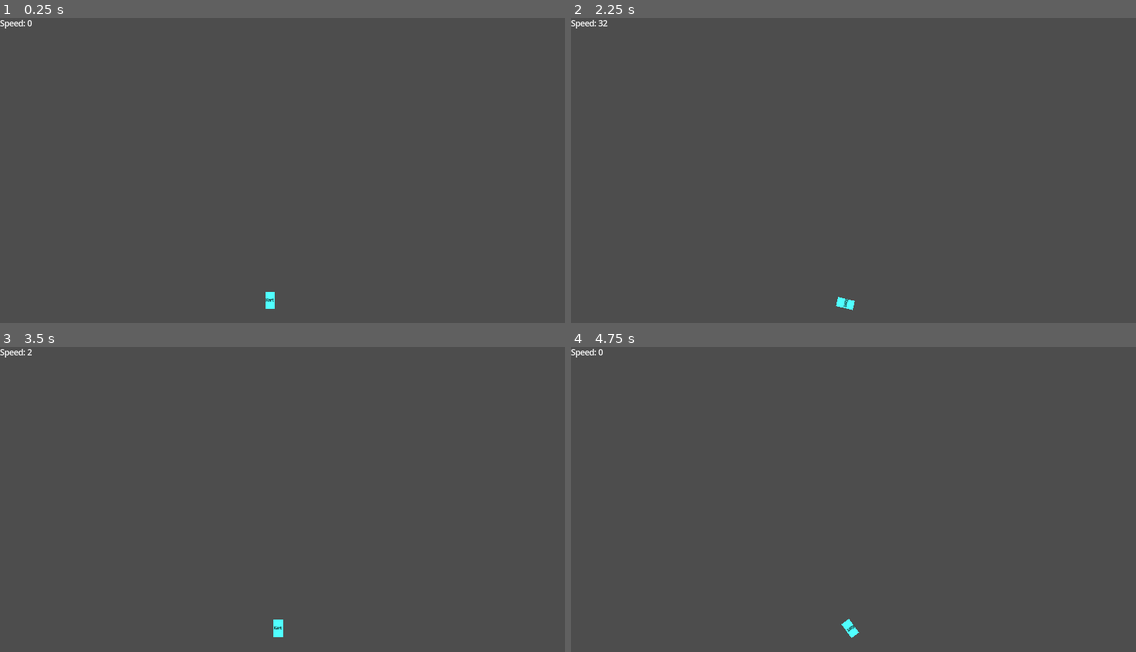
Above: before the commit, frames 1-4 (two rows, left to right).
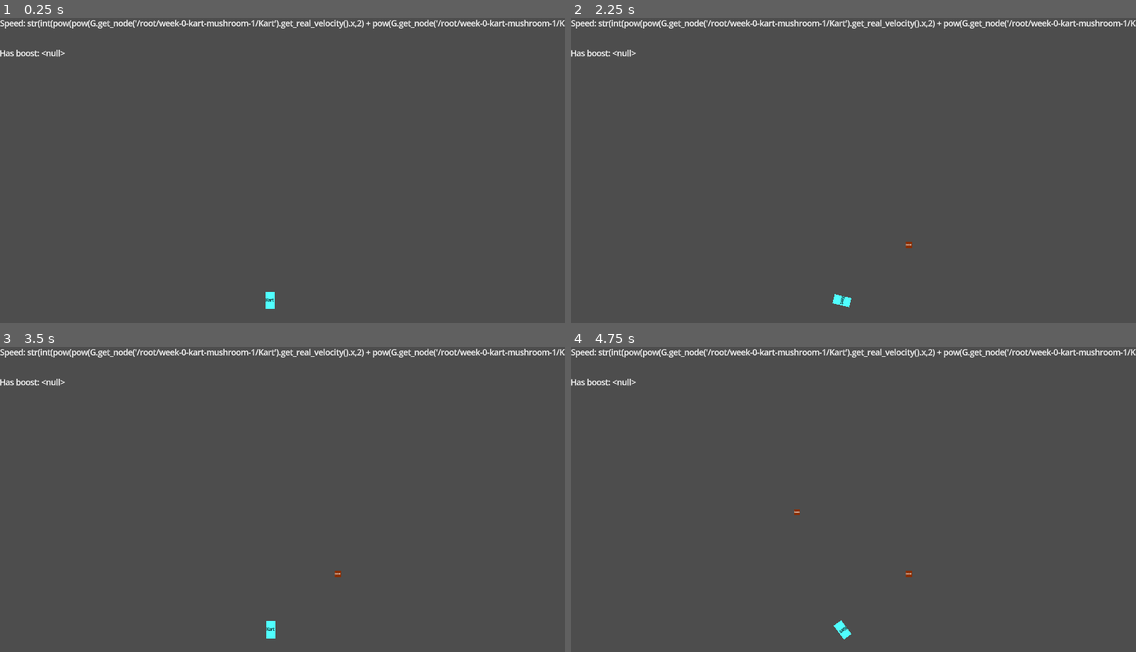
Above: after the commit, the same moments.

Repository: hpi-swa-lab/godot-pronto
Game: Godot game, scene res://prototypes/week-0-kart-mushroom-1.tscn
Same seed, same stepped clock (60 frames per second), same inputs: the game is played once before the commit and once after it.
Inputs (mouse positions are in pixels of both pictures, inside the frame that each line leads up to):
- Up to frame 1 (0.25 s): no input
- Up to frame 2 (2.25 s): tap Enter at 0.5 s; move the mouse to (977, 161) at 0.52 s; hold Right (ui_right) 0.53-1.25 s; tap Tab at 0.6, 2.1 s; click (977, 161) at 0.67 s; tap Up (ui_up) at 0.77 s; drag from (740, 191) to (825, 240) at 1.27 s; tap Space at 2 s; move the mouse to (910, 106) at 2.02 s; hold Left (ui_left) from 2.03 s (still down)
- Up to frame 3 (3.5 s): release Left (ui_left) at 2.75 s; drag from (254, 569) to (113, 456) at 2.77 s
- Up to frame 4 (4.75 s): move the mouse to (1023, 554) at 3.52 s; hold Right (ui_right) 3.53-4.25 s; tap Tab at 3.6 s; tap Up (ui_up) at 3.77 s; drag from (684, 456) to (768, 426) at 4.27 s

The runs differ from the first frame. In frame 1, 1.2% of the frame differs, in the area x 0-100%, y 0-93%; in frame 2, 1.3%; in frame 3, 1.4%; in frame 4, 1.4%, in the area x 0-100%, y 0-96%.

Commit message:
Fixed collisions and single boost detection

Diff:
--- a/project.godot
+++ b/project.godot
@@ -31,3 +31,7 @@
 [gui]
 
 theme/default_font_multichannel_signed_distance_field=true
+
+[rendering]
+
+textures/canvas_textures/default_texture_filter=0
--- a/prototypes/week-0-kart-mushroom-1.tscn
+++ b/prototypes/week-0-kart-mushroom-1.tscn
@@ -6,7 +6,11 @@
 [ext_resource type="Script" path="res://addons/pronto/helpers/Connection.gd" id="4_q8ryo"]
 [ext_resource type="Script" path="res://addons/pronto/behaviors/Key.gd" id="5_eq0ye"]
 [ext_resource type="Script" path="res://addons/pronto/behaviors/Value.gd" id="6_e6rx4"]
+[ext_resource type="Script" path="res://addons/pronto/behaviors/Collision.gd" id="7_5547x"]
 [ext_resource type="Script" path="res://addons/pronto/behaviors/Bind.gd" id="7_c0unn"]
+[ext_resource type="Script" path="res://addons/pronto/behaviors/State.gd" id="8_iv22h"]
+[ext_resource type="Script" path="res://addons/pronto/behaviors/Spawner.gd" id="9_18rme"]
+[ext_resource type="Script" path="res://addons/pronto/behaviors/Clock.gd" id="10_m7ttb"]
 
 [sub_resource type="Resource" id="Resource_fymss"]
 script = ExtResource("4_q8ryo")
@@ -41,12 +45,66 @@
 to = NodePath("../Move")
 invoke = "add_velocity"
 arguments = ["Vector2(0,-at(\"Speed\")).rotated(from.get_parent().rotation)"]
+only_if = "G.at(\"hasBoost\")"
+expression = ""
+
+[sub_resource type="Resource" id="Resource_foops"]
+script = ExtResource("4_q8ryo")
+signal_name = "down"
+to = NodePath("State")
+invoke = "put"
+arguments = ["\"hasBoost\"", "false"]
+only_if = "G.at(\"hasBoost\")"
+expression = ""
+
+[sub_resource type="Resource" id="Resource_8mc1o"]
+script = ExtResource("4_q8ryo")
+signal_name = "collided"
+to = NodePath("../../State")
+invoke = "put"
+arguments = ["\"hasBoost\"", "true"]
+only_if = "true"
+expression = ""
+
+[sub_resource type="Resource" id="Resource_4qfv8"]
+script = ExtResource("4_q8ryo")
+signal_name = "collided"
+to = NodePath("")
+invoke = ""
+arguments = []
+only_if = "true"
+expression = "other.queue_free()"
+
+[sub_resource type="Resource" id="Resource_3j0yb"]
+script = ExtResource("4_q8ryo")
+signal_name = "elapsed"
+to = NodePath("../Spawner")
+invoke = "spawn"
+arguments = []
+only_if = "true"
+expression = ""
+
+[sub_resource type="Resource" id="Resource_wsr11"]
+script = ExtResource("4_q8ryo")
+signal_name = "elapsed"
+to = NodePath("../Spawner")
+invoke = "set_position"
+arguments = ["random_point_on_screen()"]
+only_if = "true"
+expression = ""
+
+[sub_resource type="Resource" id="Resource_ci5pm"]
+script = ExtResource("4_q8ryo")
+signal_name = "elapsed"
+to = NodePath("../State2")
+invoke = "put"
+arguments = ["\"hasBoost\"", "false"]
 only_if = "true"
 expression = ""
 
 [node name="week-0-kart-mushroom-1" type="Node2D"]
 
-[node name="Kart" type="CharacterBody2D" parent="."]
+[node name="Kart" type="Area2D" parent="."]
 position = Vector2(551, 576)
 
 [node name="Placeholder" type="Node2D" parent="Kart"]
@@ -59,7 +117,7 @@
 position = Vector2(37, -67)
 script = ExtResource("2_yq34s")
 acceleration = 0.1
-friction = 2.0
+friction = 1.8
 rotated = true
 rotation_speed = 200.0
 
@@ -72,17 +130,23 @@
 position = Vector2(56, 9)
 script = ExtResource("5_eq0ye")
 key = "Space"
-metadata/pronto_connections = [SubResource("Resource_jxh4f")]
+metadata/pronto_connections = [SubResource("Resource_jxh4f"), SubResource("Resource_foops")]
+
+[node name="State" type="Node2D" parent="Kart/Key"]
+position = Vector2(80, -46)
+script = ExtResource("8_iv22h")
+global = true
 
 [node name="Speed" type="Node2D" parent="Kart"]
 position = Vector2(-33, 3)
 script = ExtResource("6_e6rx4")
 to = 100.0
-value = 50.0
-
-[node name="Key2" type="Node2D" parent="Kart"]
-position = Vector2(151, -54)
-script = ExtResource("5_eq0ye")
+value = 100.0
+
+[node name="Collision" type="Node2D" parent="Kart"]
+position = Vector2(2, -91)
+script = ExtResource("7_5547x")
+metadata/pronto_connections = [SubResource("Resource_8mc1o"), SubResource("Resource_4qfv8")]
 
 [node name="Walls" type="Node2D" parent="."]
 
@@ -126,9 +190,59 @@
 [node name="Velocity" type="Label" parent="."]
 offset_right = 40.0
 offset_bottom = 22.3333
+metadata/_edit_use_anchors_ = true
 
 [node name="Bind" type="Node2D" parent="Velocity"]
 position = Vector2(10, 45)
 script = ExtResource("7_c0unn")
 to_prop = "text"
-convert = "\"Speed: \" + str(int(pow(pow(G.get_node(\"/root/week-0-kart-mushroom-1/Kart\").get_real_velocity().x,2) + pow(G.get_node(\"/root/week-0-kart-mushroom-1/Kart\").get_real_velocity().y,2),0.5)))"
+convert = "\"Speed: \" + \"str(int(pow(pow(G.get_node('/root/week-0-kart-mushroom-1/Kart').get_real_velocity().x,2) + pow(G.get_node('/root/week-0-kart-mushroom-1/Kart').get_real_velocity().y,2),0.5)))\""
+
+[node name="Velocity2" type="Label" parent="."]
+offset_left = -1.0
+offset_top = 61.0
+offset_right = 39.0
+offset_bottom = 83.3333
+metadata/_edit_use_anchors_ = true
+
+[node name="Bind" type="Node2D" parent="Velocity2"]
+position = Vector2(10, 45)
+script = ExtResource("7_c0unn")
+to_prop = "text"
+convert = "\"Has boost: \" + str(G.at(\"hasBoost\"))"
+
+[node name="State" type="Node2D" parent="."]
+position = Vector2(473, 482)
+script = ExtResource("8_iv22h")
+global = true
+
+[node name="Spawner" type="Node2D" parent="."]
+position = Vector2(689, 463)
+script = ExtResource("9_18rme")
+
+[node name="Area2D" type="Area2D" parent="Spawner"]
+position = Vector2(29, -28)
+
+[node name="Placeholder" type="Node2D" parent="Spawner/Area2D"]
+script = ExtResource("1_bhuw1")
+label = "Boost"
+color = Color(0.533333, 0.176471, 0.0117647, 1)
+placeholder_size = Vector2(12, 12)
+
+[node name="Clock" type="Node2D" parent="."]
+position = Vector2(690, 491)
+script = ExtResource("10_m7ttb")
+duration_seconds = 2.0
+metadata/pronto_connections = [SubResource("Resource_3j0yb"), SubResource("Resource_wsr11")]
+
+[node name="Clock2" type="Node2D" parent="."]
+position = Vector2(523, 376)
+script = ExtResource("10_m7ttb")
+duration_seconds = 2.0
+paused = true
+metadata/pronto_connections = [SubResource("Resource_ci5pm")]
+
+[node name="State2" type="Node2D" parent="."]
+position = Vector2(550, 375)
+script = ExtResource("8_iv22h")
+global = true
Not shown: 1 places in prototypes/week-0-kart-mushroom-1.tscn that only renumber resources
